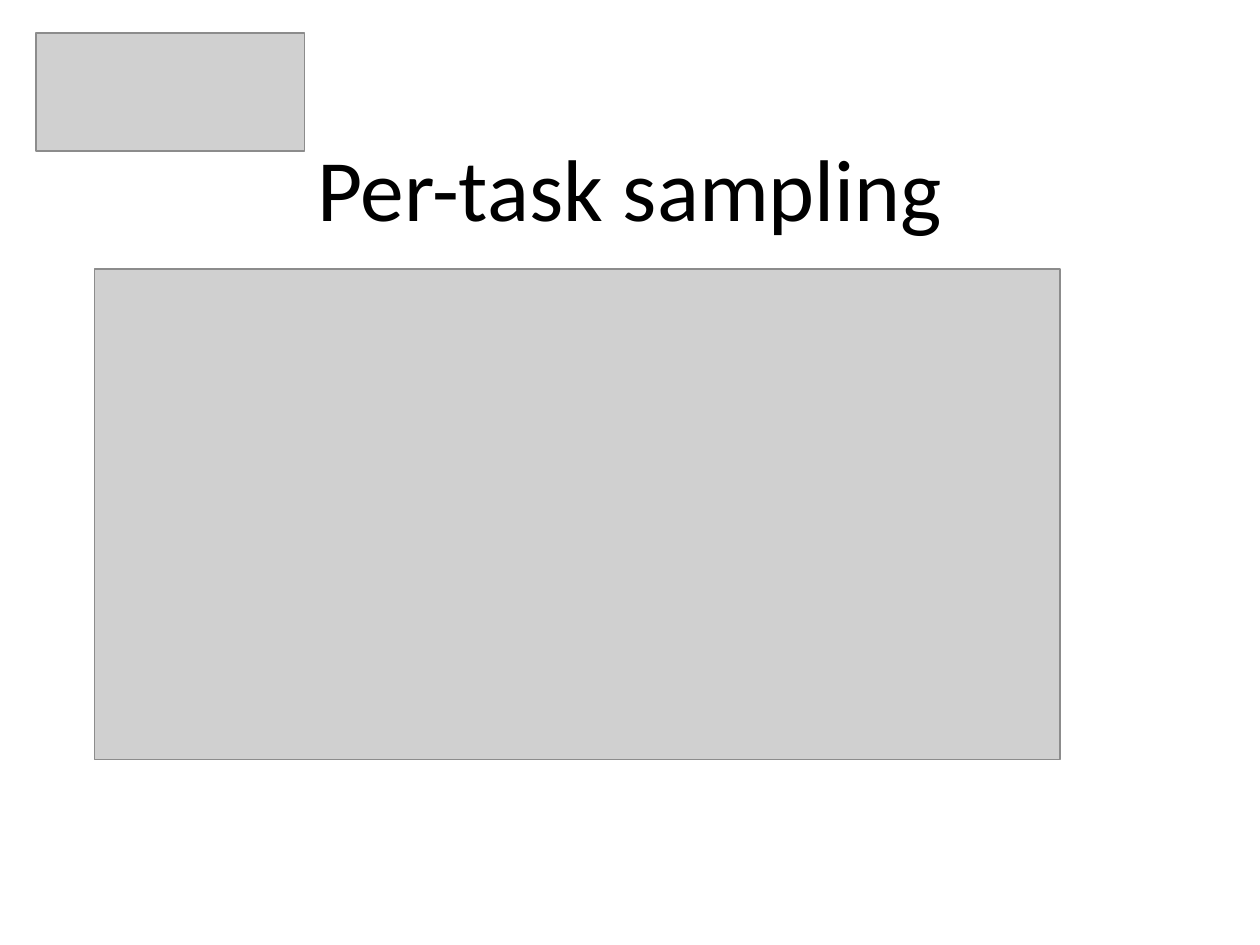
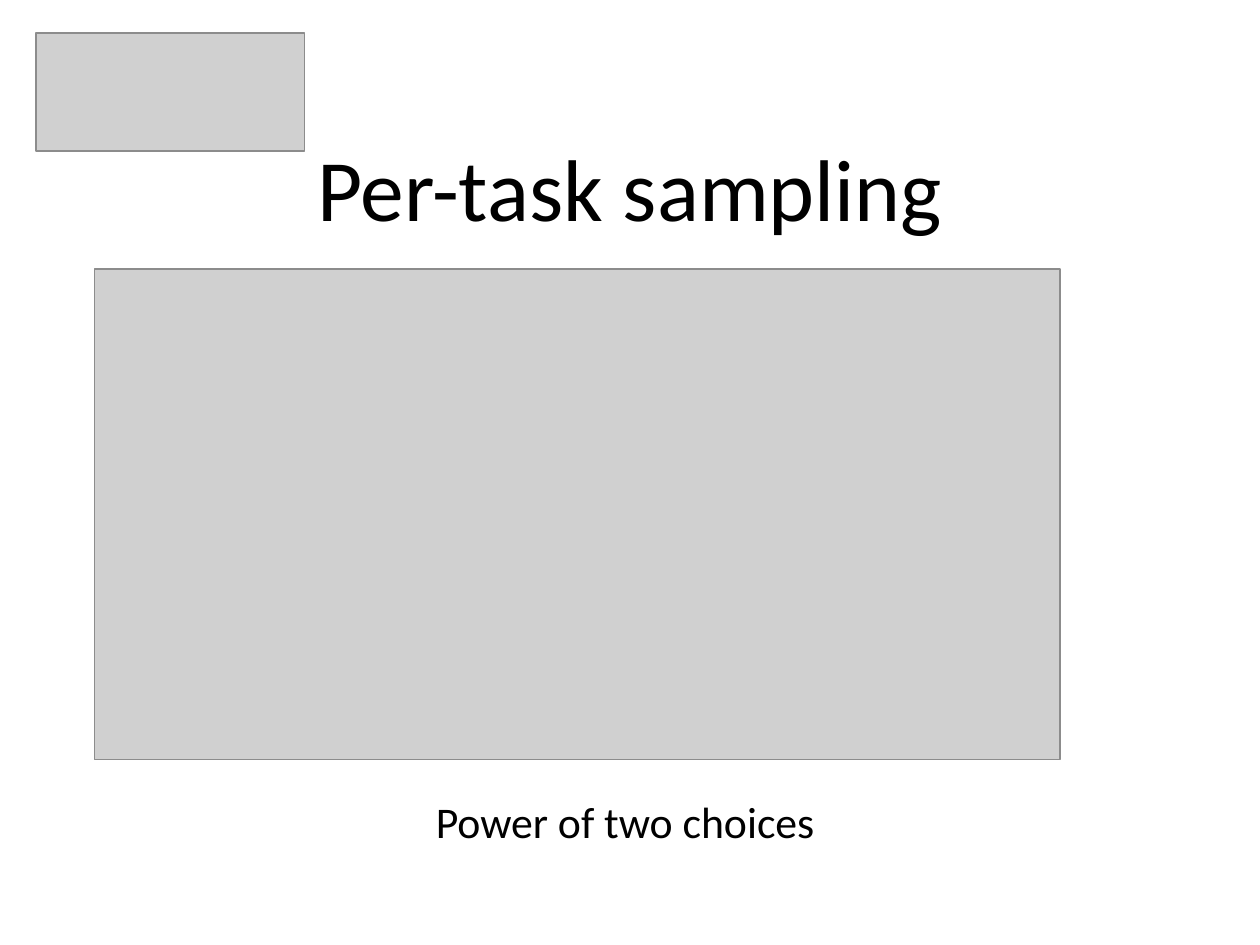
Before and after one commit to PeBraz/MapNoReduce, a slide deck: slide 7 of paper-presentation/padi-presentation.pptx. Drawn at 1260x945 pixels with LibreOffice and Linux fonts; fonts in the diff are those of the drawing; grey boxes stand for pictures. Boxes give left, top, right and bottom in pixels: in the first picture for what was removed or moved away, otherwise in the second. Text is boxed around its words. In the diff, an @@ line names an element or a change of style, - is before the commit and + after.

Commit message:
minor mod; vejam e alterem

```diff
--- a/paper-presentation/padi-presentation.pptx
+++ b/paper-presentation/padi-presentation.pptx
@@ text added at <box>436,807,815,839</box>, 25 pt, text #000000 @@
+Power of two choices
```
